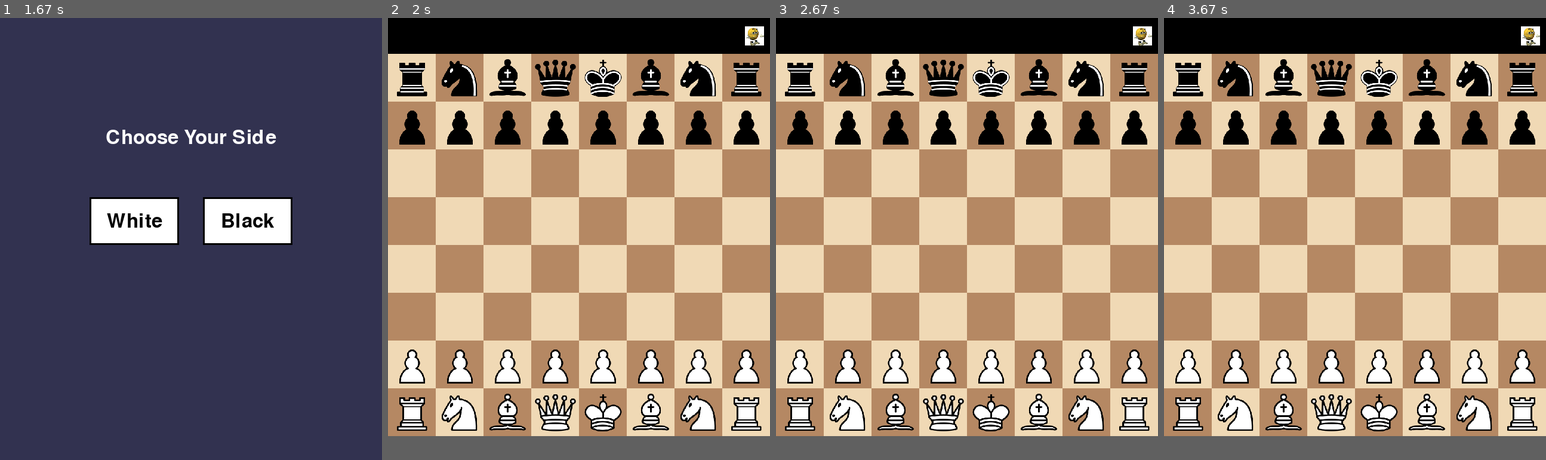
Above: before the commit, frames 1-4 (left to right).
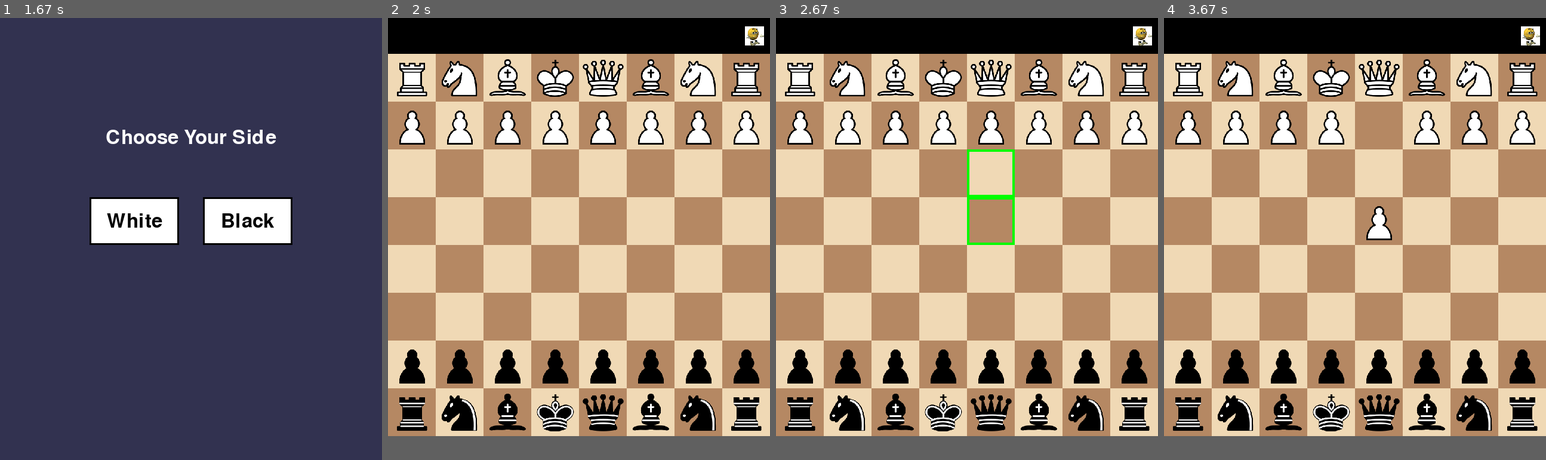
Above: after the commit, the same moments.

Repository: eladk333/Chess
Game: pygame game, started from main.py
Two runs of this game, one before a commit and one after it. Both use one fixed random seed, a clock stepped at 60 frames per second and the inputs below.
Inputs (mouse positions are in pixels of both pictures, inside the frame that each line leads up to):
- Up to frame 1 (1.67 s): press the mouse at (191, 159) at 0.37 s; move the mouse to (183, 141) at 0.47 s; release the mouse at (175, 119) at 0.6 s; press the mouse at (366, 35) at 0.7 s; move the mouse to (213, 79) at 0.8 s; release the mouse at (61, 128) at 0.93 s; press the mouse at (191, 194) at 1.03 s; move the mouse to (198, 278) at 1.13 s; release the mouse at (206, 362) at 1.27 s; press the mouse at (191, 243) at 1.37 s; move the mouse to (126, 159) at 1.47 s; release the mouse at (64, 75) at 1.6 s
- Up to frame 2 (2 s): press the mouse at (636, 221) at 1.7 s; move the mouse to (579, 146) at 1.8 s; release the mouse at (525, 75) at 1.93 s
- Up to frame 3 (2.67 s): press the mouse at (1142, 35) at 2.03 s; move the mouse to (1043, 110) at 2.13 s; release the mouse at (944, 190) at 2.27 s; click "Restart Game" at 2.38 s
- Up to frame 4 (3.67 s): click (1251, 208) at 2.72 s; click (1389, 106) at 3.05 s; press the mouse at (1389, 106) at 3.37 s; move the mouse to (1385, 155) at 3.47 s; release the mouse at (1385, 203) at 3.6 s

Frame 1 is identical in both runs. In frame 2, 9.5% of the frame differs, in the area x 2-98%, y 9-94%; in frame 3, 10%; in frame 4, 9.9%.

Commit message:
Added flip board for black player

Diff:
--- a/game.py
+++ b/game.py
@@ -26,7 +26,7 @@
 def run_game(vs_ai=False, player_color="white"):
     pygame.init()
 
-    layout = BoardArea(top=60, bottom=0, left=0, right=0)
+    layout = BoardArea(top=60, bottom=0, left=0, right=0, flipped=(vs_ai and player_color == "black"))
     screen = pygame.display.set_mode((layout.screen_width, layout.screen_height))
     pygame.display.set_caption("Chess Game")
 
--- a/ui/layout.py
+++ b/ui/layout.py
@@ -1,5 +1,5 @@
 class BoardArea:
-    def __init__(self, tile_size=80, rows=8, cols=8, top=60, bottom=40, left=0, right=0):
+    def __init__(self, tile_size=80, rows=8, cols=8, top=60, bottom=40, left=0, right=0, flipped=False):
         self.tile_size = tile_size
         self.rows = rows
         self.cols = cols
@@ -7,6 +7,7 @@
         self.bottom = bottom
         self.left = left
         self.right = right
+        self.flipped = flipped
 
         self.board_width = self.cols * self.tile_size
         self.board_height = self.rows * self.tile_size
@@ -15,18 +16,24 @@
         self.screen_height = self.board_height + self.top + self.bottom
 
     def to_screen(self, row, col):
-        """Convert board coordinates to pixel coordinates (top-left of square)."""
+        """Convert board coordinates to screen pixel coordinates, with flipping support."""
+        if self.flipped:
+            row = self.rows - 1 - row
+            col = self.cols - 1 - col
         x = self.left + col * self.tile_size
         y = self.top + row * self.tile_size
         return x, y
 
     def to_board(self, x, y):
-        """Convert screen pixel coordinates to (row, col) if on board, else None."""
+        """Convert screen pixel coordinates to board (row, col), with flipping support."""
         board_x = x - self.left
         board_y = y - self.top
 
         if 0 <= board_x < self.board_width and 0 <= board_y < self.board_height:
             col = board_x // self.tile_size
             row = board_y // self.tile_size
+            if self.flipped:
+                row = self.rows - 1 - row
+                col = self.cols - 1 - col
             return int(row), int(col)
         return None
